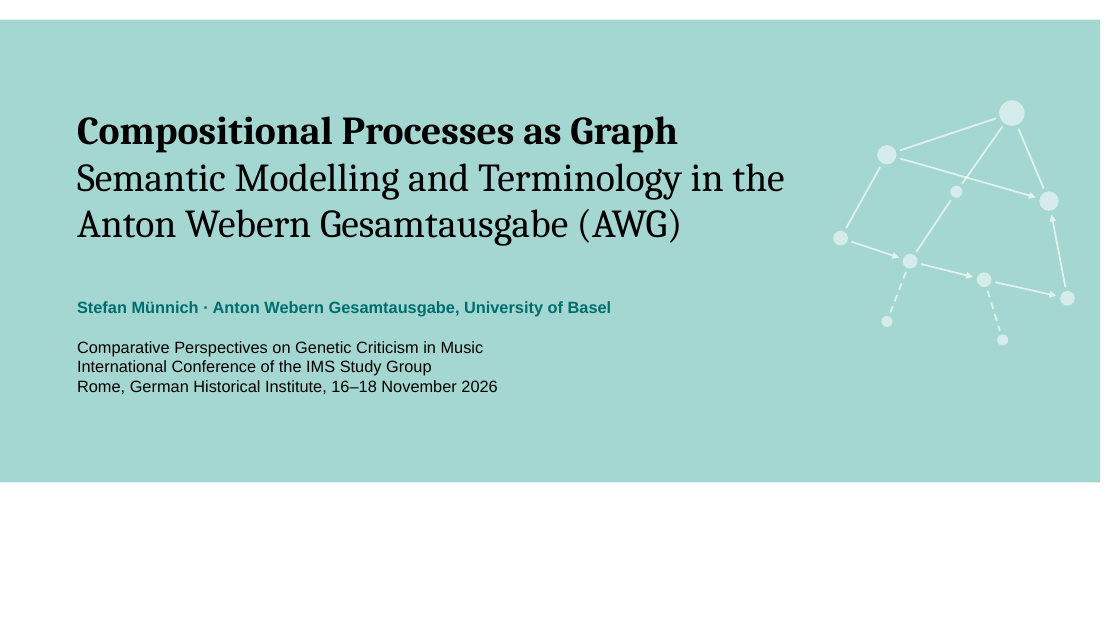
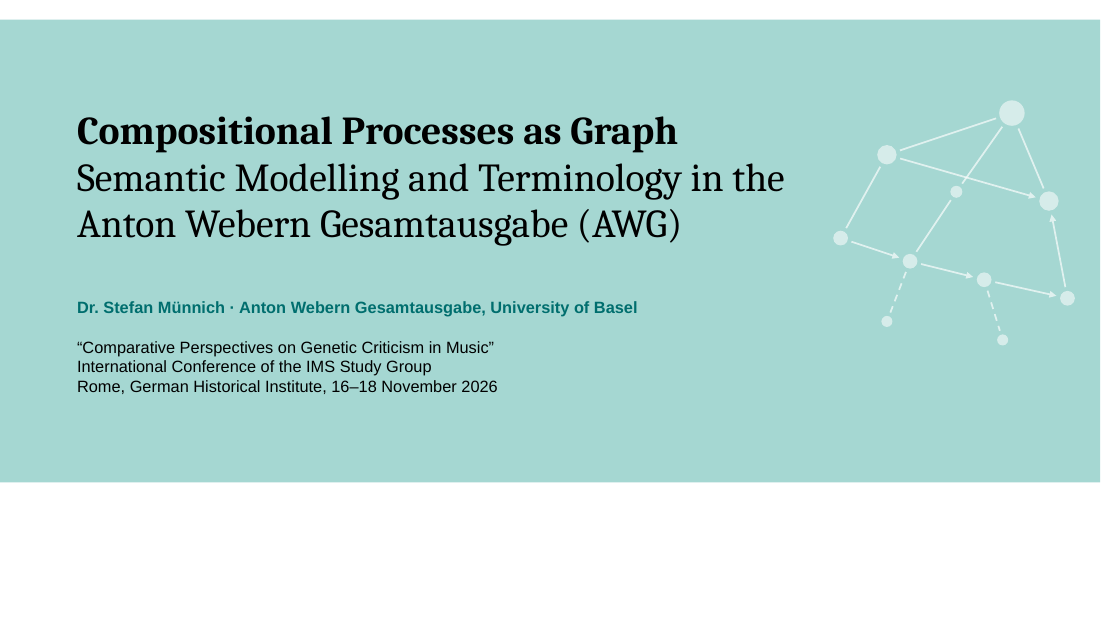
Before and after one commit to musicEnfanthen/presentations, a slide deck: slide 1 of genetics2026/AWG-Graph-Talk.pptx. Drawn at 1120x630 pixels with LibreOffice and Linux fonts; fonts in the diff are those of the drawing; background and template pictures are left out. Boxes give left, top, right and bottom in pixels: in the first picture for what was removed or moved away, otherwise in the second. Text is boxed around its words. In the diff, an @@ line names an element or a change of style, - is before the commit and + after.

Commit message:
update files for #genetics2026

```diff
--- a/genetics2026/AWG-Graph-Talk.pptx
+++ b/genetics2026/AWG-Graph-Talk.pptx
@@ subtitle at box(77, 301, 638, 394): text changed @@
-Stefan Münnich · Anton Webern Gesamtausgabe, University of Basel
-Comparative Perspectives on Genetic Criticism in Music
-International Conference of the IMS Study Group
-Rome, German Historical Institute, 16–18 November 2026
+Dr. Stefan Münnich · Anton Webern Gesamtausgabe, University of Basel
+“Comparative Perspectives on Genetic Criticism in Music”
+International Conference of the IMS Study Group
+Rome, German Historical Institute, 16–18 November 2026
```
Also in this commit, not shown: 12 other slides changed, 7 slides added, 1 slide removed, 13 other files.
